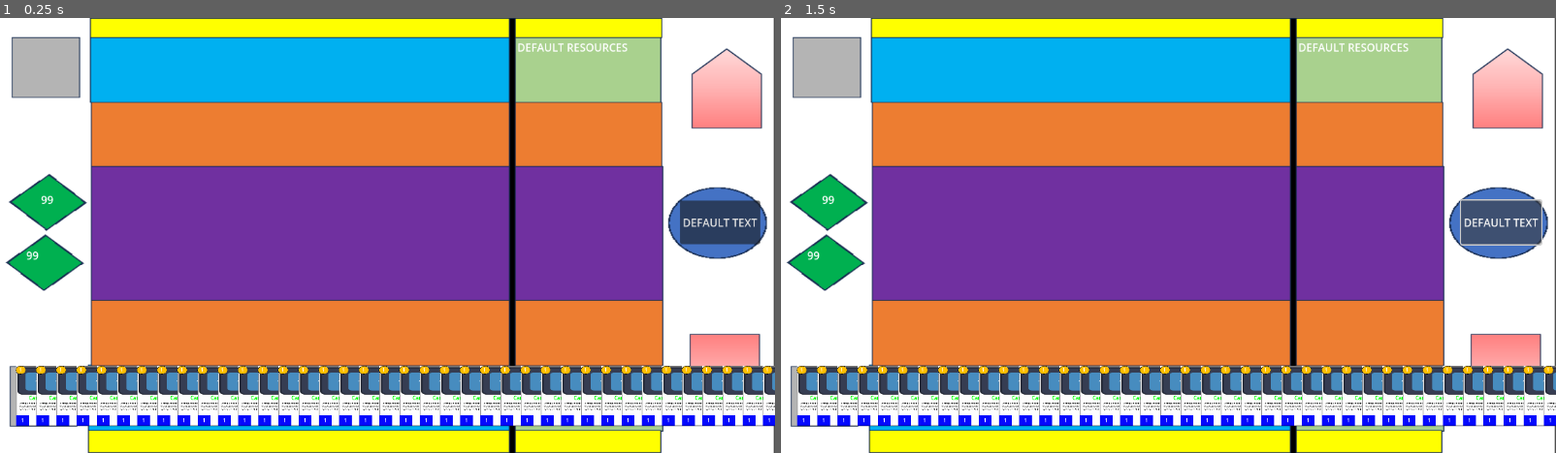
Above: before the commit, frames 1-2 (left to right).
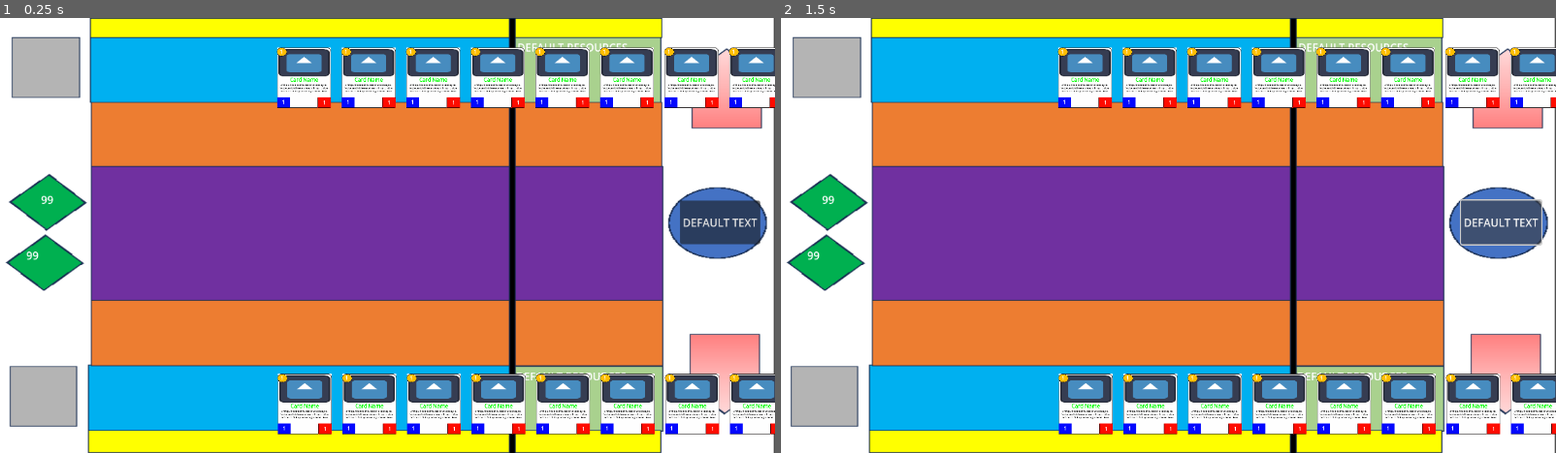
Above: after the commit, the same moments.

Repository: conhop30/Gemheart-2.0
Game: Godot game, scene res://Screens/Game/game.tscn
The game is run twice, just before and just after one commit, with the same random seed, the same clock (stepped at 60 frames per second) and the same inputs. The engine's default icon, where the game draws it, is replaced by a stand-in: a white triangle on a blue panel in a dark square.
Inputs:
- Up to frame 1 (0.25 s): no input
- Up to frame 2 (1.5 s): click "DEFAULT TEXT" at 0.5 s; click "DEFAULT TEXT" at 1.25 s

The runs differ from the first frame. In frame 1, 20% of the frame differs, in the area x 2-100%, y 6-96%; in frame 2, 20%.
Error before the commit: Invalid call. Nonexistent function 'get_global_rect' in base 'Node2D (deck.gd)'. (res://Shared/player.gd:71)

Commit message:
Added dragging code and turn passing code

Diff:
--- /dev/null
+++ b/Screens/Game/action_button.gd
@@ -0,0 +1,5 @@
+extends Button
+
+
+func _on_pressed():
+	EventBus.publish("player_passed")
--- a/Screens/Game/game.gd
+++ b/Screens/Game/game.gd
@@ -4,20 +4,68 @@
 @onready var deck = deck_load.instantiate()
 @onready var card_load = load("res://Shared/card.tscn")
 
+var current_player: String = "PlayerNorth"
+
 # Called when the node enters the scene tree for the first time.
 func _ready() -> void:
-	# TODO: This should load in a deck, not create one
-	add_child(deck)
-	var start_position = Vector2(64, 563)
-	var offset = Vector2(30, 0)
+	for child in get_children():
+		if is_instance_of(child, Player):
+			child.init_player()
+			# TODO: move this turn initiation code somewhere that makes more sense
+			if child.name == "PlayerNorth":
+				child.activate()
+			else:
+				child.deactivate()
 
-	# Populate cards for South Player
-	for cards in range(0, 60, 1):
-		var card = card_load.instantiate()
-		deck.add_card(card)
-		card.position = start_position + offset * cards
-		get_tree().root.add_child.call_deferred(card)
+	# more setup code for signals
+	EventBus.subscribe("player_passed", self, "on_turn_passed")
 
 # Called every frame. 'delta' is the elapsed time since the previous frame.
 func _process(delta: float) -> void:
 	pass
+
+# Setup players
+func init_game() -> void:
+	pass
+
+# Ensure all necessary checks are made so the game is in a valid state
+# for the next player to take their turn.
+func on_turn_committed() -> void:
+	# Check card states
+	# Check card positions
+	# Check for card effects
+	# Subtract any spent resource, if any
+	# Set player active status
+	pass
+
+func on_turn_passed() -> void:
+	#TODO: use modulo instead of this crappy way
+	current_player = "PlayerSouth" if current_player == "PlayerNorth" else "PlayerNorth"
+
+	for child in get_children():
+		if is_instance_of(child, Player):
+			if child.name == current_player:
+				child.activate()
+			else:
+				child.deactivate()
+
+func on_round_start() -> void:
+	# Draw a card
+	# Increase resource amount
+	# Set player active status (who starts the round)
+	pass
+
+func on_round_end() -> void:
+	pass
+
+# The player doesn't have enough resources to do something
+func too_expensive() -> void:
+	pass
+
+# Validates that an attempted action was done by the active player
+func current_player_turn() ->  void:
+	pass
+
+# Reports if a player's health dropped to 0 or less
+func has_died() -> bool:
+	return false
--- a/Screens/Game/game.tscn
+++ b/Screens/Game/game.tscn
@@ -3,7 +3,7 @@
 [ext_resource type="Script" path="res://Screens/Game/game.gd" id="1_tm6v3"]
 [ext_resource type="Texture2D" uid="uid://d0iwobl2gc1r1" path="res://Assets/gemheartBoardBeta.png" id="2_e1c7f"]
 [ext_resource type="Script" path="res://Shared/player.gd" id="3_5beh6"]
-[ext_resource type="Script" path="res://Shared/deck.gd" id="3_30u8r"]
+[ext_resource type="Script" path="res://Screens/Game/action_button.gd" id="3_kaue4"]
 [ext_resource type="Script" path="res://Shared/pile.gd" id="4_eqtxn"]
 
 [sub_resource type="RectangleShape2D" id="RectangleShape2D_bqk7p"]
@@ -34,6 +34,7 @@
 offset_right = 1127.0
 offset_bottom = 337.0
 text = "DEFAULT TEXT"
+script = ExtResource("3_kaue4")
 
 [node name="HealthNorth" type="Label" parent="."]
 anchors_preset = -1
@@ -52,19 +53,17 @@
 [node name="PlayerNorth" type="Node2D" parent="."]
 script = ExtResource("3_5beh6")
 
-[node name="Bench" type="Area2D" parent="PlayerNorth"]
+[node name="Bench" type="Node2D" parent="PlayerNorth"]
 position = Vector2(444, 81)
 script = ExtResource("4_eqtxn")
-metadata/_edit_group_ = true
 
 [node name="CollisionShape2D" type="CollisionShape2D" parent="PlayerNorth/Bench"]
 position = Vector2(1, -5.5)
 shape = SubResource("RectangleShape2D_bqk7p")
 
-[node name="Ramp" type="Area2D" parent="PlayerNorth"]
+[node name="Ramp" type="Node2D" parent="PlayerNorth"]
 position = Vector2(446, 180)
 script = ExtResource("4_eqtxn")
-metadata/_edit_group_ = true
 
 [node name="CollisionShape2D" type="CollisionShape2D" parent="PlayerNorth/Ramp"]
 position = Vector2(1, -5.5)
@@ -73,7 +72,6 @@
 [node name="RampEcoNorth" type="Area2D" parent="PlayerNorth"]
 position = Vector2(1076, 177)
 script = ExtResource("4_eqtxn")
-metadata/_edit_group_ = true
 
 [node name="CollisionShape2D" type="CollisionShape2D" parent="PlayerNorth/RampEcoNorth"]
 position = Vector2(1, -5.5)
@@ -94,23 +92,21 @@
 vertical_alignment = 1
 
 [node name="Deck" type="Node2D" parent="PlayerNorth"]
-script = ExtResource("3_30u8r")
+script = ExtResource("4_eqtxn")
 
 [node name="PlayerSouth" type="Node2D" parent="."]
 script = ExtResource("3_5beh6")
 
-[node name="Bench" type="Area2D" parent="PlayerSouth"]
+[node name="Bench" type="Node2D" parent="PlayerSouth"]
 position = Vector2(445, 567)
 script = ExtResource("4_eqtxn")
-metadata/_edit_group_ = true
 
 [node name="CollisionShape2D" type="CollisionShape2D" parent="PlayerSouth/Bench"]
 shape = SubResource("RectangleShape2D_bqk7p")
 
-[node name="Ramp" type="Area2D" parent="PlayerSouth"]
+[node name="Ramp" type="Node2D" parent="PlayerSouth"]
 position = Vector2(446, 476)
 script = ExtResource("4_eqtxn")
-metadata/_edit_group_ = true
 
 [node name="CollisionShape2D" type="CollisionShape2D" parent="PlayerSouth/Ramp"]
 position = Vector2(1, -5.5)
@@ -119,7 +115,6 @@
 [node name="RampEcoSouth" type="Area2D" parent="PlayerSouth"]
 position = Vector2(1077, 476)
 script = ExtResource("4_eqtxn")
-metadata/_edit_group_ = true
 
 [node name="CollisionShape2D" type="CollisionShape2D" parent="PlayerSouth/RampEcoSouth"]
 position = Vector2(1, -5.5)
@@ -154,4 +149,6 @@
 vertical_alignment = 1
 
 [node name="Deck" type="Node2D" parent="PlayerSouth"]
-script = ExtResource("3_30u8r")
+script = ExtResource("4_eqtxn")
+
+[connection signal="pressed" from="Board/ActionButton" to="Board/ActionButton" method="_on_pressed"]
--- a/Shared/card.gd
+++ b/Shared/card.gd
@@ -7,6 +7,7 @@
 """
 
 extends Sprite2D
+class_name Card
 
 const Keywords = preload("res://Shared/keywords.gd")
 const Sources  = preload("res://Shared/sources.gd" )
@@ -21,8 +22,8 @@
 var _source   = Sources.Sources.NONE
 var _effect   # Effect
 var _art      # Generated in _ready()
-var _pile
-var _piles = []
+var _pile = "Bench"
+var _piles = ["Bench",]
 
 """ METHODS """
 ##########################
@@ -75,3 +76,9 @@
 # Activate the card's effect
 func effect():
 	pass
+
+func start_dragging():
+	if _pile == "Bench":
+		_piles = ["Ramp"]
+	elif _pile == "Ramp":
+		_piles = ["Bench"]
--- a/Shared/deck.gd
+++ b/Shared/deck.gd
@@ -4,6 +4,7 @@
 """
 
 extends Node2D
+class_name Deck
 
 @onready var card_load = load("res://Shared/card.tscn")
 
--- /dev/null
+++ b/Shared/event_bus.gd
@@ -0,0 +1,38 @@
+# EventBus.gd
+# This is a Singleton (AutoLoad) script.
+# Place it in your project and enable it as an AutoLoad in Godot's project settings.
+
+extends Node
+
+# Dictionary to hold the subscribers by channel
+var _subscribers: Dictionary = {}
+
+# Subscribe a listener (object) to a specific channel
+func subscribe(channel: String, listener: Object, method_name: String) -> void:
+	if not _subscribers.has(channel):
+		_subscribers[channel] = []
+	var method = [listener, method_name]
+	if not method in _subscribers[channel]:
+		_subscribers[channel].append(method)
+
+# Unsubscribe a listener (object) from a specific channel
+func unsubscribe(channel: String, listener: Object, method_name: String) -> void:
+	if _subscribers.has(channel):
+		var method = [listener, method_name]
+		_subscribers[channel].erase(method)
+		# Clean up the channel if no more listeners exist
+		if _subscribers[channel].is_empty():
+			_subscribers.erase(channel)
+
+# Publish an event to all listeners on a specific channel with optional arguments
+func publish(channel: String, args: Array = []) -> void:
+	if _subscribers.has(channel):
+		for method in _subscribers[channel]:
+			var listener = method[0]
+			var method_name = method[1]
+			if listener != null and listener.has_method(method_name):
+				listener.callv(method_name, args)
+
+# Clear all subscriptions (useful for resetting in development or testing)
+func clear() -> void:
+	_subscribers.clear()
--- a/Shared/pile.gd
+++ b/Shared/pile.gd
@@ -4,29 +4,40 @@
 	Specifically, accepting and rejecting cards.
 """
 
-extends Area2D
+extends Node2D
+class_name Pile
 
 """ CONSTANTS """
 var MAX_SIZE = 6
 @onready var collision_shape = $CollisionShape2D
+@onready var card_scene = load("res://Shared/card.tscn")
 
 """ ATTRIBUTES """
-var pile = []
-# Set allowed card types if this pile has restrictions
-var allowed_card_types = []
 
 """ METHODS """
 func _ready() -> void:
-	pass
+	print("Pile's global_position in _ready:", global_position)
+	print("Pile's global_transform.origin in _ready:", global_transform.origin)
+	print("Pile's name is", name)
 
 func _process(delta: float) -> void:
 	pass
 
+func init_pile():
+
+	var start_position = global_position + Vector2(8, 8)
+	var offset = Vector2(96, 0) # size of card?
+
+	for cards in range(0, 10, 1):
+		var card = card_scene.instantiate()
+		add_card(card)
+		card.position = start_position + offset * cards
+
+
 func pile_size() -> int:
-	return pile.size()
+	return self.get_child_count()
 
 func add_card(card: Sprite2D):
-	# Add the card as a child of the pile if allowed
 	if can_accept_card(card):
 		add_child(card)
 		card.set_pile(self.name)
@@ -35,11 +46,8 @@
 	else:
 		print("Pile:", self.name, "cannot accept card:", card.name)
 
-func can_accept_card(card: Node) -> bool:
-	# Check if the card can be added based on allowed types
-	if allowed_card_types.empty():
-		return true  # Accept any card if no restrictions
-	return true
+func can_accept_card(card: Card) -> bool:
+	return card._piles.has(self.name)
 
 func get_stack_position() -> Vector2:
 	# Calculate a new position for stacking cards
@@ -52,16 +60,20 @@
 		remove_child(card)
 		print("Removed card:", card.name, "from pile:", self.name)
 
-func get_card_at_position(position: Vector2) -> Node:
+func get_card_at_position(given_position: Vector2) -> Node:
 	# Return the topmost card at the given position within the pile
-	for card in $root.get_children():
-		if card.global_position.distance_to(position) < card.size:
-			return card
+	for child in get_children():
+		var is_card = is_instance_of(child, Card)
+
+		#var clicked_card = child.global_position.distance_to(given_position) < child.region_rect.size
+		if is_card and child.global_position.distance_to(given_position) < 32:
+			print(child.name)
+			return child
 	return null
 
 func get_global_rect() -> Rect2:
 	# Calculate the global bounds of the pile using the collision shape
-	var shape = collision_shape.shape
-	if shape is RectangleShape2D:
+	var shape = collision_shape.shape if collision_shape != null else null
+	if shape and shape is RectangleShape2D:
 		return Rect2(global_position - shape.extents, shape.extents * 2)
 	return Rect2()  # Adjust as needed if using a different shape type
--- a/Shared/player.gd
+++ b/Shared/player.gd
@@ -4,6 +4,7 @@
 """
 
 extends Node2D
+class_name Player
 
 # References to the child nodes representing each pile
 @onready var bench = $Bench
@@ -15,6 +16,9 @@
 var is_dragging = false   # Track if the player is currently dragging a card
 var turn_active = true
 
+func _ready():
+	pass
+
 func _input(event):
 	if turn_active:  # Only respond to input if it's this player's turn
 		if event is InputEventMouseButton:
@@ -25,6 +29,17 @@
 		elif event is InputEventMouseMotion and is_dragging and selected_card:
 			# Update card position while dragging
 			on_mouse_drag(event)
+
+func activate():
+	turn_active = true
+
+func deactivate():
+	turn_active = false
+
+func init_player():
+	for child in get_children():
+		if is_instance_of(child, Pile):
+			child.init_pile()
 
 func on_mouse_down(event):
 	# Check if we're pressing on a card to start dragging
@@ -60,7 +75,7 @@
 		else:
 			print("No valid target pile or same pile selected")
 		# Reset dragging state and selection after moving
-		selected_card.stop_dragging()  # Optional: reset appearance
+		#selected_card.stop_dragging()  # Optional: reset appearance
 		selected_card = null
 		original_pile = null
 		is_dragging   = false
--- a/Shared/referee.gd
+++ b/Shared/referee.gd
@@ -4,6 +4,7 @@
 """
 
 extends Node
+class_name Referee
 
 # Called when the node enters the scene tree for the first time.
 func _ready() -> void:
--- a/project.godot
+++ b/project.godot
@@ -14,3 +14,7 @@
 run/main_scene="res://Screens/Game/game.tscn"
 config/features=PackedStringArray("4.3", "Forward Plus")
 config/icon="res://Assets/icon.svg"
+
+[autoload]
+
+EventBus="*res://Shared/event_bus.gd"
